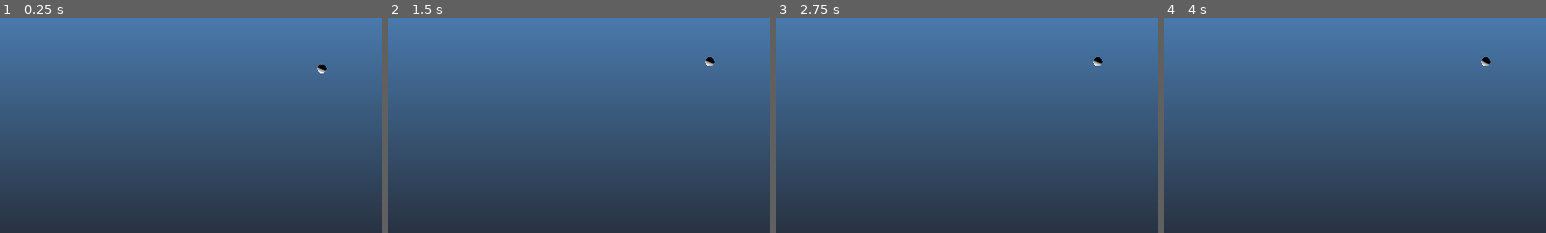
Above: before the commit, frames 1-4 (left to right).
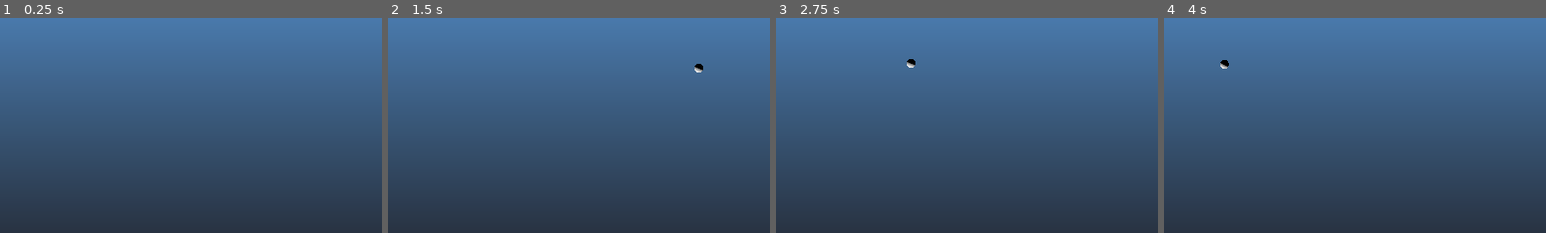
Above: after the commit, the same moments.

Repository: mrgudenheim/TacticsEngineG
Game: Godot game, scene res://src/Map/map_viewer.tscn
Same seed, same stepped clock (60 frames per second), same inputs: the game is played once before the commit and once after it. Before the commit the project starts from res://src/map_viewer.tscn.
Inputs (mouse positions are % of the whole screen's width and height, from its top left):
- Up to frame 1 (0.25 s): no input
- Up to frame 2 (1.5 s): click (4, 6) at 0.5 s; click "Load ROM" at 1.25 s
- Up to frame 3 (2.75 s): move the mouse to (72, 45) at 2.02 s; hold D from 2.03 s (still down); hold Q (camera_rotate_left) from 2.03 s (still down); click (72, 45) at 2.17 s; tap E (camera_rotate_right) at 2.3 s
- Up to frame 4 (4 s): release D at 2.75 s; release Q (camera_rotate_left) at 2.75 s; drag from (30, 55) to (45, 70) at 2.77 s; move the mouse to (60, 28) at 3.52 s; hold D from 3.53 s (still down); hold E (camera_rotate_right) from 3.53 s (still down); tap Down (camera_down) at 3.6 s
The pictures show only the part of the screen within x 8-58%, y 40-90%; the shares and areas given below are measured in that part.

The runs differ from the first frame. In frame 1, less than 0.1% of the frame differs, in the area x 83-86%, y 21-26%; in frame 2, 0.2%, in the area x 80-86%, y 18-26%; in frame 3, 0.2%; in frame 4, 0.1%.

Commit message:
organized folders

Diff:
--- a/project.godot
+++ b/project.godot
@@ -11,7 +11,7 @@
 [application]
 
 config/name="FFT-like-engine"
-run/main_scene="res://src/map_viewer.tscn"
+run/main_scene="res://src/Map/map_viewer.tscn"
 config/features=PackedStringArray("4.3", "GL Compatibility")
 
 [autoload]
--- a/src/map.tscn
+++ b/src/Map/map.tscn
@@ -1,6 +1,6 @@
 [gd_scene load_steps=3 format=3 uid="uid://buljw4afjva1d"]
 
-[ext_resource type="Script" path="res://src/map.gd" id="1_htm1s"]
+[ext_resource type="Script" path="res://src/Map/map.gd" id="1_htm1s"]
 
 [sub_resource type="ConcavePolygonShape3D" id="ConcavePolygonShape3D_vqavv"]
 backface_collision = true
--- a/src/map_viewer.tscn
+++ b/src/Map/map_viewer.tscn
@@ -1,13 +1,13 @@
 [gd_scene load_steps=20 format=3 uid="uid://card26cltbba1"]
 
-[ext_resource type="Script" path="res://src/map_viewer.gd" id="1_ojbyw"]
+[ext_resource type="Script" path="res://src/Map/map_viewer.gd" id="1_ojbyw"]
 [ext_resource type="PackedScene" uid="uid://26tg32417lfm" path="res://src/load_rom.tscn" id="2_4wnqg"]
 [ext_resource type="Script" path="res://addons/phantom_camera/scripts/phantom_camera/phantom_camera_3d.gd" id="3_a072s"]
 [ext_resource type="Script" path="res://src/camera_control.gd" id="3_dpuna"]
-[ext_resource type="Script" path="res://src/character_controller_realtime.gd" id="3_wbco3"]
+[ext_resource type="Script" path="res://src/Unit/character_controller_realtime.gd" id="3_wbco3"]
 [ext_resource type="Script" path="res://addons/phantom_camera/scripts/resources/tween_resource.gd" id="4_8ik4g"]
 [ext_resource type="Script" path="res://addons/phantom_camera/scripts/phantom_camera_host/phantom_camera_host.gd" id="6_yx7fd"]
-[ext_resource type="PackedScene" uid="uid://buljw4afjva1d" path="res://src/map.tscn" id="8_0n3mn"]
+[ext_resource type="PackedScene" uid="uid://buljw4afjva1d" path="res://src/Map/map.tscn" id="8_0n3mn"]
 
 [sub_resource type="Environment" id="Environment_njvnp"]
 background_mode = 3
@@ -61,6 +61,7 @@
 maps = NodePath("Maps")
 map_tscn = ExtResource("8_0n3mn")
 unit = NodePath("Unit/CharacterBody3D")
+mirror = false
 
 [node name="WorldEnvironment" type="WorldEnvironment" parent="."]
 environment = SubResource("Environment_njvnp")
@@ -68,18 +69,20 @@
 [node name="CameraPivot" type="Node3D" parent="."]
 
 [node name="PhantomCamera3D" type="Node3D" parent="CameraPivot" node_paths=PackedStringArray("follow_target", "look_at_target")]
-transform = Transform3D(0.707107, -0.31551, 0.632763, 0, 0.894934, 0.446163, -0.707107, -0.31551, 0.632763, 62.7763, 44.6163, 63.2763)
+transform = Transform3D(0.707107, -0.31551, 0.632763, 1.49012e-08, 0.894934, 0.446163, -0.707107, -0.31551, 0.632763, 126.053, 89.2326, 126.553)
 script = ExtResource("3_a072s")
 follow_mode = 6
 follow_target = NodePath("../../Unit/CharacterBody3D")
+look_at_mode = 2
 look_at_target = NodePath("../../Unit/CharacterBody3D")
 tween_resource = SubResource("Resource_bid86")
-follow_distance = 100.0
-spring_length = 100.0
+follow_distance = 200.0
+spring_length = 200.0
 collision_mask = 0
+look_at_damping = true
 
 [node name="Camera3D" type="Camera3D" parent="CameraPivot"]
-transform = Transform3D(0.707107, -0.31551, 0.632814, 0, 0.894934, 0.446199, -0.707107, -0.31551, 0.632814, 62.7763, 44.6163, 63.2763)
+transform = Transform3D(0.707107, -0.31551, 0.632814, 1.49012e-08, 0.894934, 0.446199, -0.707107, -0.31551, 0.632814, 126.053, 89.2326, 126.553)
 projection = 1
 size = 12.0
 
@@ -158,12 +161,21 @@
 [node name="CollisionShape3D" type="CollisionShape3D" parent="Unit/CharacterBody3D"]
 shape = SubResource("CapsuleShape3D_omsuf")
 
-[node name="Sprite3D" type="Sprite3D" parent="Unit/CharacterBody3D"]
-
 [node name="UnitReferenceSphere" type="MeshInstance3D" parent="Unit/CharacterBody3D"]
 transform = Transform3D(0.5, 0, 0, 0, 0.5, -1.49012e-08, 0, -1.49012e-08, 0.5, 0, 0, 0)
 mesh = SubResource("CapsuleMesh_46deq")
 skeleton = NodePath("../../../CameraController")
+
+[node name="Sprites" type="Node3D" parent="Unit/CharacterBody3D"]
+
+[node name="UnitSprite3D" type="Sprite3D" parent="Unit/CharacterBody3D/Sprites"]
+transform = Transform3D(1, 0, 0, 0, 1, -2.98023e-08, 0, -2.98023e-08, 1, 0, 0, 0)
+
+[node name="WepSprite3D" type="Sprite3D" parent="Unit/CharacterBody3D/Sprites"]
+transform = Transform3D(1, 0, 0, 0, 1, -2.98023e-08, 0, -2.98023e-08, 1, 0, 0, 0)
+
+[node name="EffSprite3D" type="Sprite3D" parent="Unit/CharacterBody3D/Sprites"]
+transform = Transform3D(1, 0, 0, 0, 1, -2.98023e-08, 0, -2.98023e-08, 1, 0, 0, 0)
 
 [node name="MapTexture" type="Sprite3D" parent="."]
 transform = Transform3D(1, 0, 0, 0, 0.707107, 0.707107, 0, -0.707107, 0.707107, -75, 0, 0)
--- a/src/character_controller_realtime.gd
+++ b/src/Unit/character_controller_realtime.gd
@@ -52,4 +52,5 @@
 	#var new_z = camera_pivot.rotation_degrees.z
 	#camera_pivot.rotation_degrees = Vector3(new_x, new_y, new_z)
 
+	#phantom_camera.tween
 	phantom_camera.set_third_person_rotation_degrees(Vector3(new_x, new_y, new_z))
--- /dev/null
+++ b/src/Unit/sprites_at_unit.tscn
@@ -0,0 +1,12 @@
+[gd_scene format=3 uid="uid://cw8mvbkue4ibk"]
+
+[node name="SpritesAtUnit" type="Node3D"]
+
+[node name="UnitSprite3D" type="Sprite3D" parent="."]
+transform = Transform3D(1, 0, 0, 0, 1, -2.98023e-08, 0, -2.98023e-08, 1, 0, 0, 0)
+
+[node name="WepSprite3D" type="Sprite3D" parent="."]
+transform = Transform3D(1, 0, 0, 0, 1, -2.98023e-08, 0, -2.98023e-08, 1, 0, 0, 0)
+
+[node name="EffSprite3D" type="Sprite3D" parent="."]
+transform = Transform3D(1, 0, 0, 0, 1, -2.98023e-08, 0, -2.98023e-08, 1, 0, 0, 0)
Renamed: src/map.gd -> src/Map/map.gd
Renamed: src/file_formats/map_data.gd -> src/Map/map_data.gd
Renamed: src/file_formats/map_file_record.gd -> src/Map/map_file_record.gd
Renamed: src/map_viewer.gd -> src/Map/map_viewer.gd
